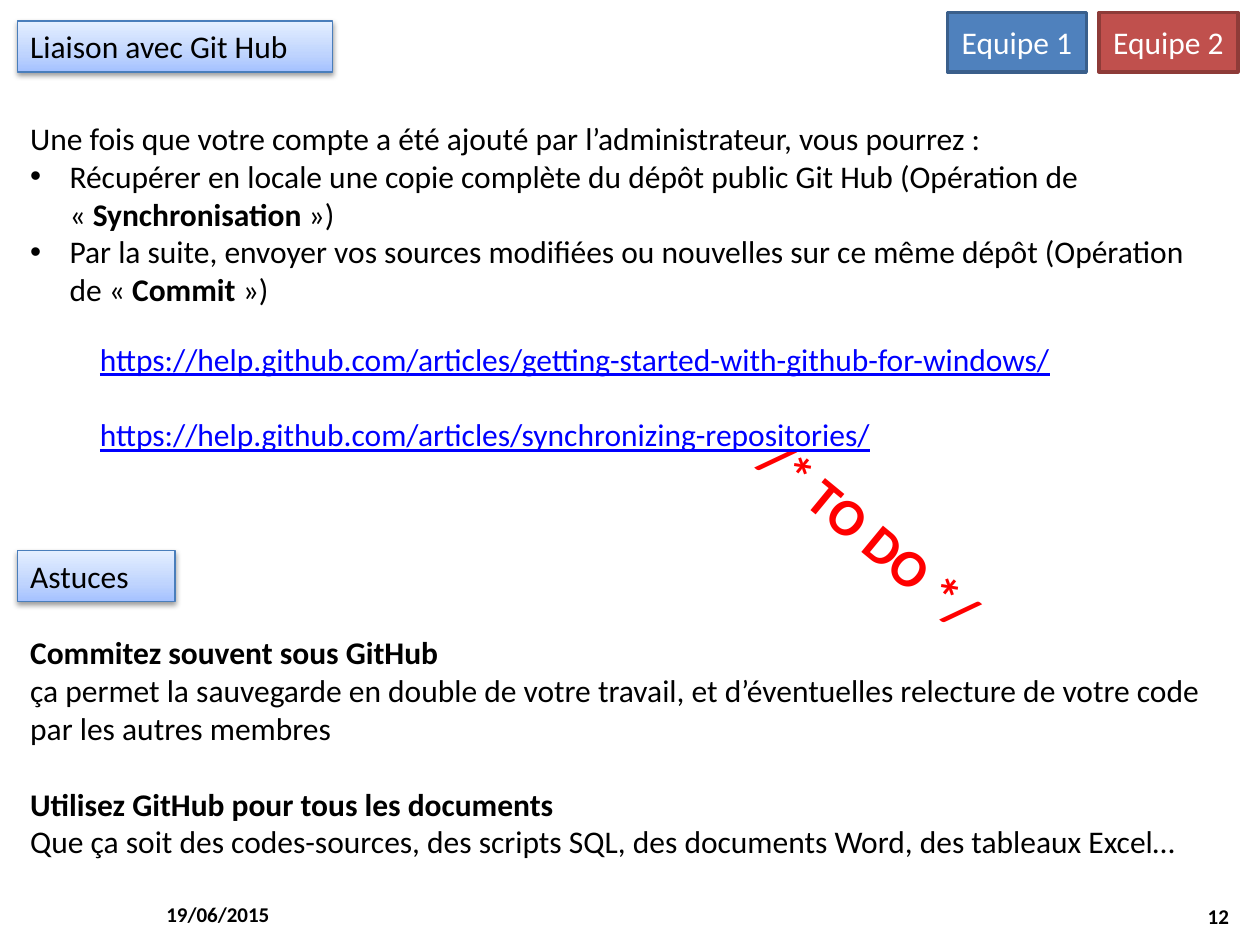
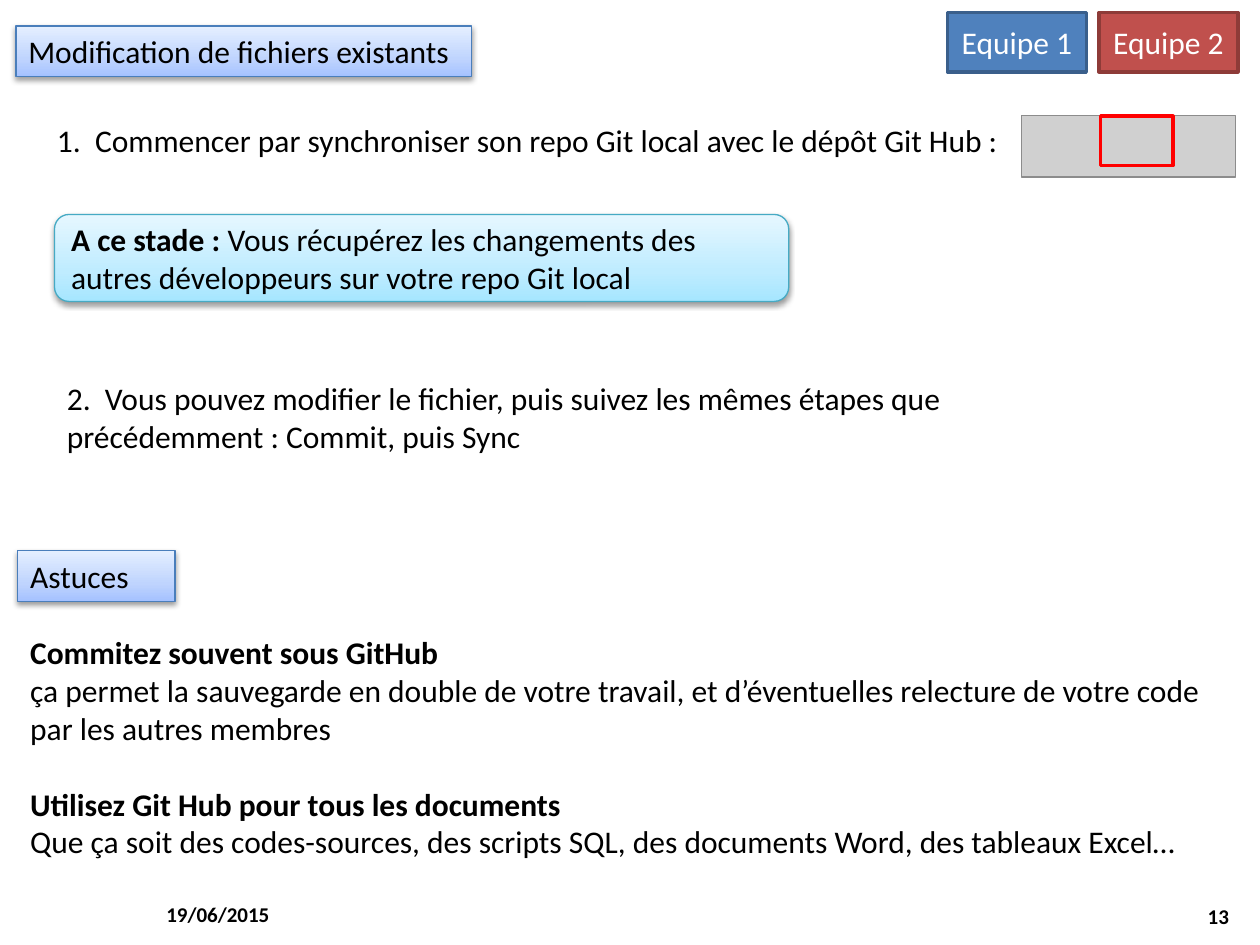
Before and after one commit to M2SIID-ODE/Projet_ODE, a slide deck: slide 13 of Documentation/3 - Documentation technique/Installation_PostesDevs_2015-06_19_v1.pptx (slide 12 before the commit). Drawn at 1260x945 pixels with LibreOffice and Linux fonts; fonts in the diff are those of the drawing; grey boxes stand for pictures; background and template pictures are left out. Boxes give left, top, right and bottom in pixels: in the first picture for what was removed or moved away, otherwise in the second. Text is boxed around its words. In the diff, an @@ line names an element or a change of style, - is before the commit and + after.

Commit message:
Document final d'installation des postes de dev
Document final d'installation des postes de dev

```diff
--- a/Documentation/3 - Documentation technique/Installation_PostesDevs_2015-06_19_v1.pptx
+++ b/Documentation/3 - Documentation technique/Installation_PostesDevs_2015-06_19_v1.pptx
@@ rectangle added at (16,26,471,77), fill gradient #A4C4FF to #BFD4FF to #E6EEFF, outline #4B7EBC 0.75 pt, 18 pt, text #000000 @@
+Modification de fichiers existants
@@ rectangle removed at (18,21,333,72) @@
-Liaison avec Git Hub
@@ picture added at (1022,116,1236,178) @@
@@ rectangle added at (1101,116,1173,165), outline #FF0000 2 pt @@
@@ text removed at (30,128,1183,302) @@
-Une fois que votre compte a été ajouté par l’administrateur, vous pourrez :
-• Récupérer en locale une copie complète du dépôt public Git Hub (Opération de « Synchronisation »)
-• Par la suite, envoyer vos sources modifiées ou nouvelles sur ce même dépôt (Opération de « Commit »)
@@ text added at (57,130,982,157), 18 pt, text #000000 @@
+1. Commencer par synchroniser son repo Git local avec le dépôt Git Hub :
@@ rounded rectangle added at (54,214,789,301), fill gradient #A7E6FF to #C1EDFF to #E7F8FF, outline #46AAC5 0.75 pt, 18 pt, text #000000 @@
+A ce stade : Vous récupérez les changements des autres développeurs sur votre repo Git local
@@ text removed at (100,349,1049,454) @@
-https://help.github.com/articles/getting-started-with-github-for-windows/
-https://help.github.com/articles/synchronizing-repositories/
@@ text added at (67,388,940,453), 18 pt, text #000000 @@
+2. Vous pouvez modifier le fichier, puis suivez les mêmes étapes que précédemment : Commit, puis Sync
@@ text removed at (804,463,912,583) @@
-/* TO DO */
@@ text at (30,794,560,821): spaces changed @@
-Utilisez GitHub pour tous les documents
+Utilisez Git Hub pour tous les documents
@@ page number at (1208,910,1229,924): text changed @@
-12
+13
```
Also in this commit, not shown: 3 other slides changed, 3 slides added, 2 slides removed.
